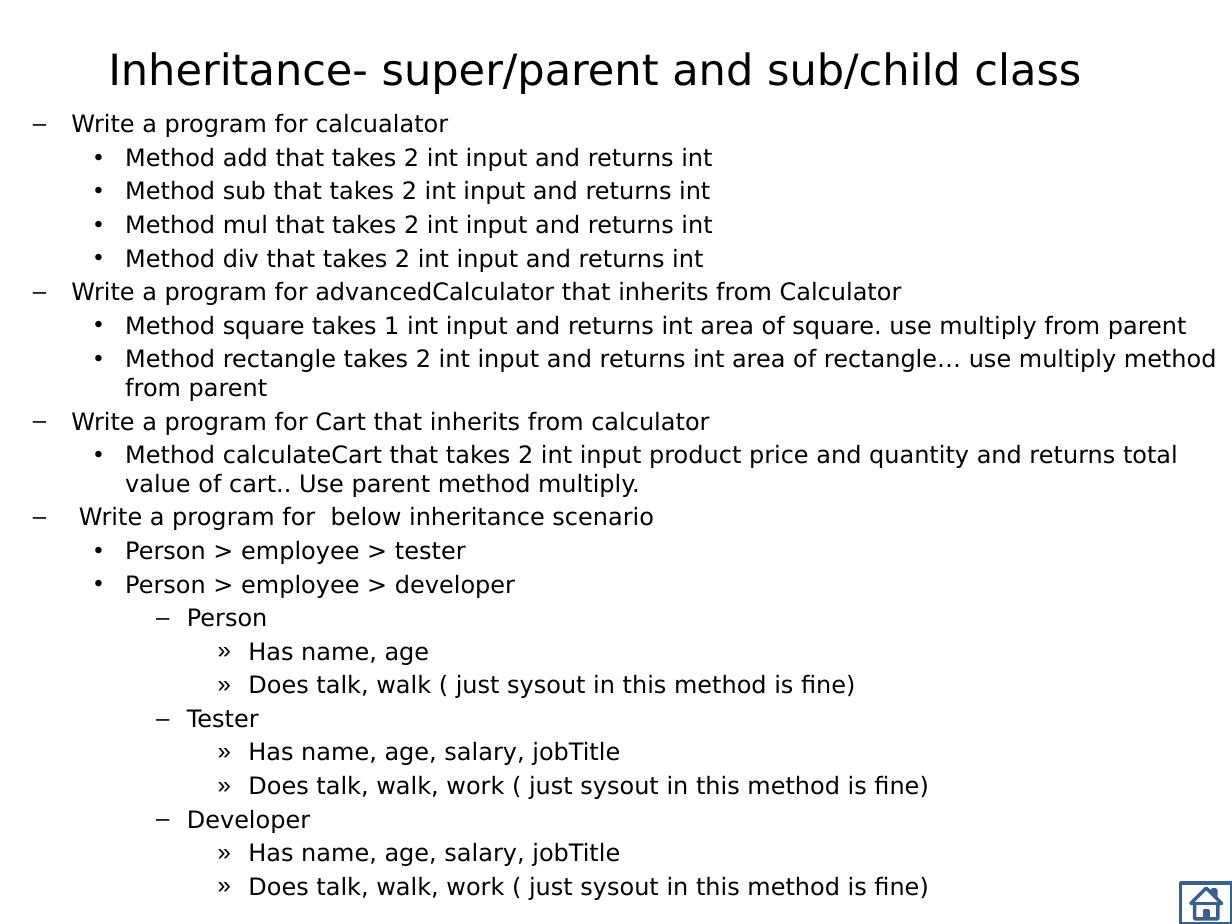
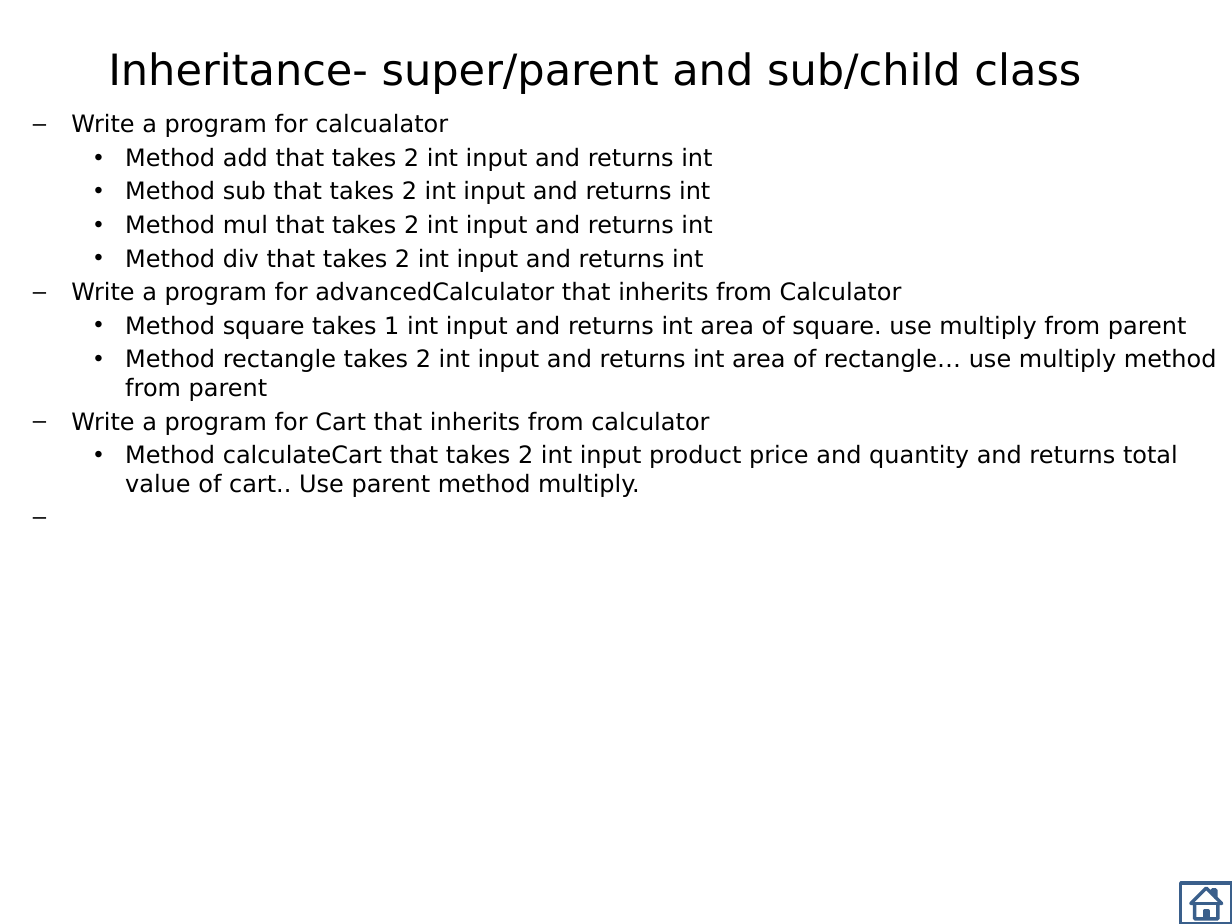
Before and after one commit to thinkcodegravity/dec24java, a slide deck: slide 11 of Assignments.pptx. Drawn at 1232x924 pixels with LibreOffice and Linux fonts; fonts in the diff are those of the drawing. Boxes give left, top, right and bottom in pixels: in the first picture for what was removed or moved away, otherwise in the second. Text is boxed around its words. In the diff, an @@ line names an element or a change of style, - is before the commit and + after.

```diff
--- a/Assignments.pptx
+++ b/Assignments.pptx
@@ text at (x1=79, y1=506, x2=928, y2=900): paragraphs removed @@
-  – Write a program for below inheritance scenario
-    • Person > employee > tester
-    • Person > employee > developer
-      – Person
-        » Has name, age
-        » Does talk, walk ( just sysout in this method is fine)
-      – Tester
-        » Has name, age, salary, jobTitle
-        » Does talk, walk, work ( just sysout in this method is fine)
-      – Developer
-        » Has name, age, salary, jobTitle
-        » Does talk, walk, work ( just sysout in this method is fine)
```
Also in this commit, not shown: 1 slide added, 10 other files.
